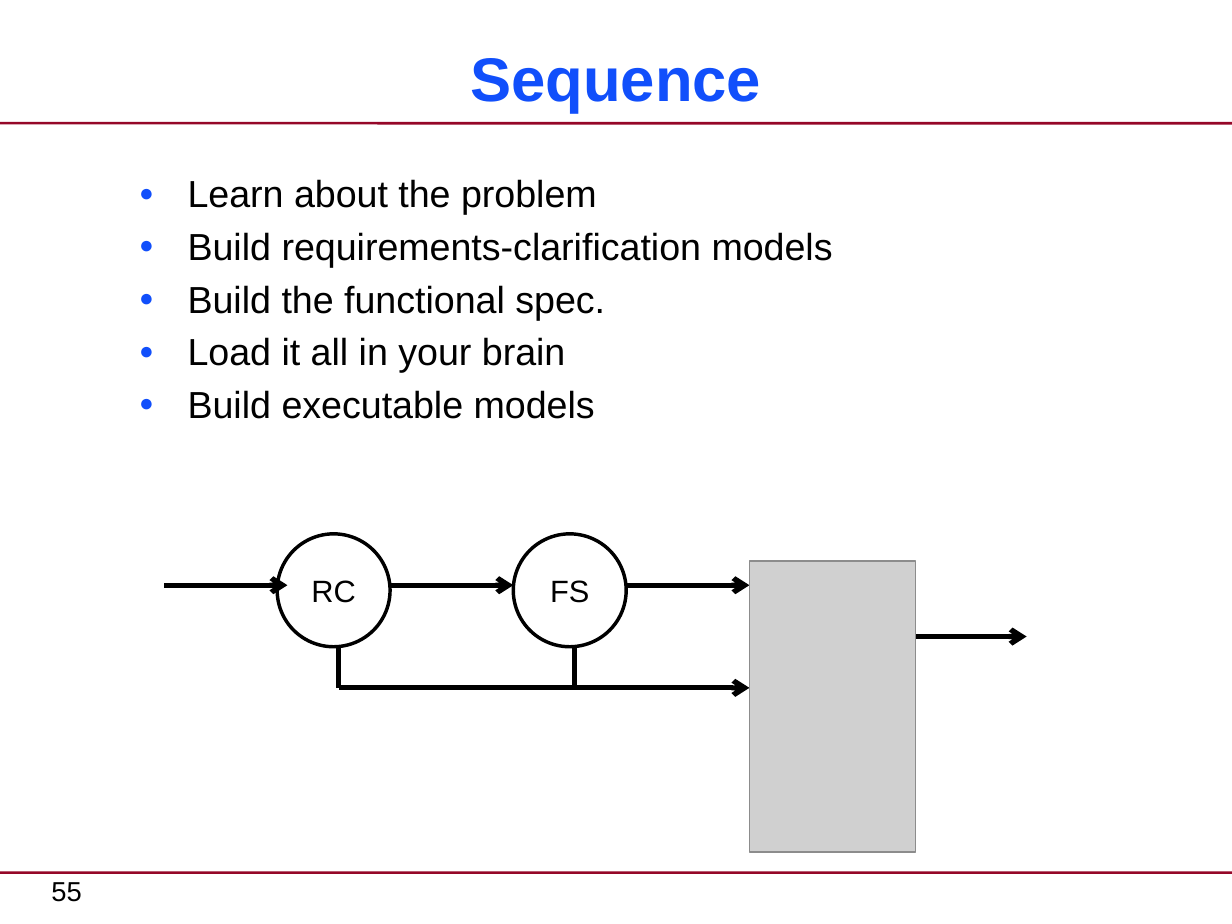
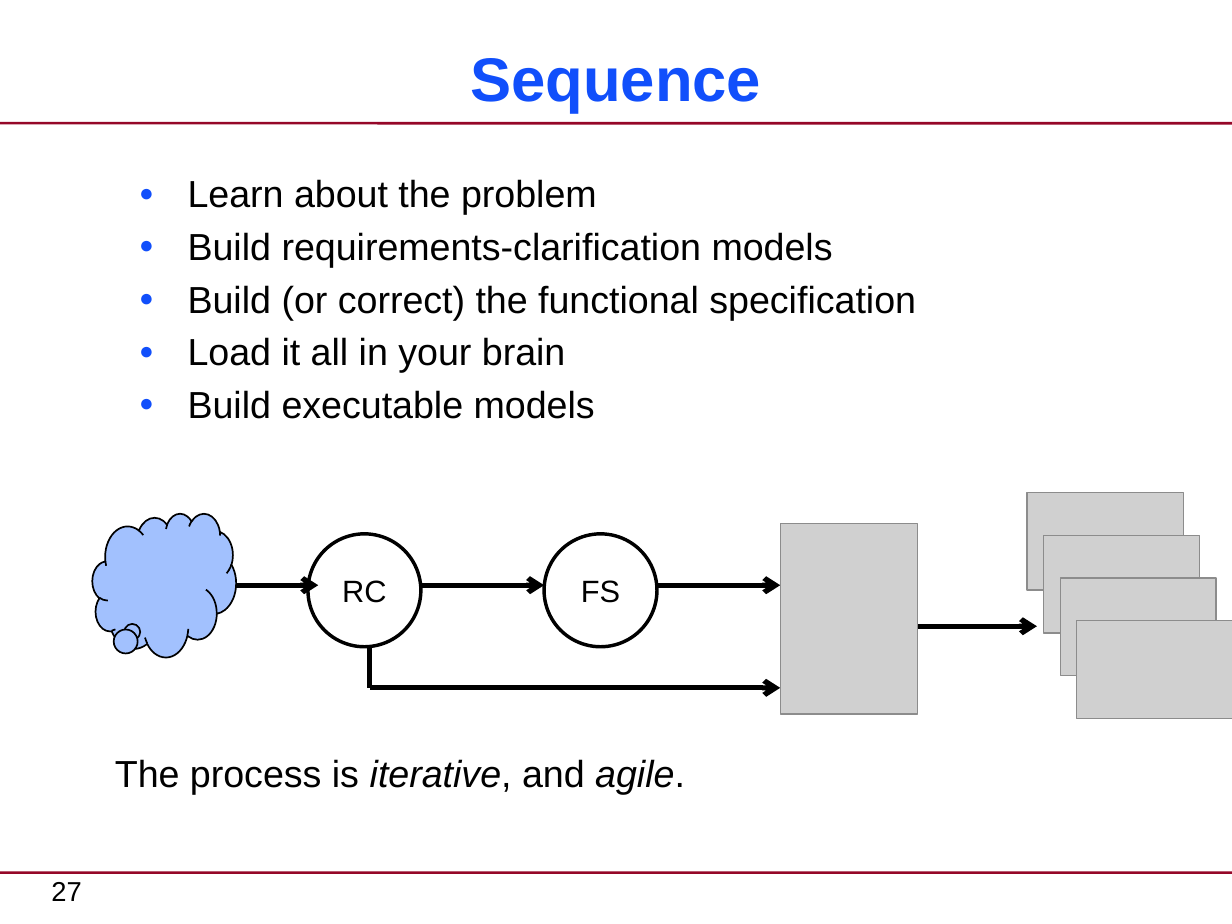
Before and after one commit to xtuml/training, a slide deck: slide 27 of courses/xtUML-Modeling/Requirements-Clarification/RequirementsClarification-CourseSlides.pptx (slide 55 before the commit). Drawn at 1232x924 pixels with LibreOffice and Linux fonts; fonts in the diff are those of the drawing; grey boxes stand for pictures. Boxes give left, top, right and bottom in pixels: in the first picture for what was removed or moved away, otherwise in the second. Text is boxed around its words. In the diff, an @@ line names an element or a change of style, - is before the commit and + after.

```diff
--- a/courses/xtUML-Modeling/Requirements-Clarification/RequirementsClarification-CourseSlides.pptx
+++ b/courses/xtUML-Modeling/Requirements-Clarification/RequirementsClarification-CourseSlides.pptx
@@ text at (188,285,916,320): text changed @@
-  ● Build the functional spec.
+  ● Build (or correct) the functional specification
@@ thought cloud added at (92,514,237,658), fill #A2C1FE, outline #000000 1 pt @@
@@ picture added at (780,524,917,715) @@
@@ picture removed at (749,561,915,851) @@
@@ arrow moved from (903, 637) - (1026, 637) to (914, 626) - (1037, 626) @@
@@ group added at (1027,493,1232,718): 4 pictures @@
@@ line removed from (575, 647) to (575, 687) @@
@@ 4 arrows, 2 ellipses, 1 line: place and size @@
-4 arrows, 2 ellipses, 1 line at (164,533,749,687)
+4 arrows, 2 ellipses, 1 line at (195,533,780,687)
@@ text at (115,759,685,794): paragraph added @@
+The process is iterative, and agile.
@@ page number at (51,882,81,901): text changed @@
-55
+27
```
Also in this commit, not shown: 44 other slides changed, 17 slides added, 34 slides removed.
